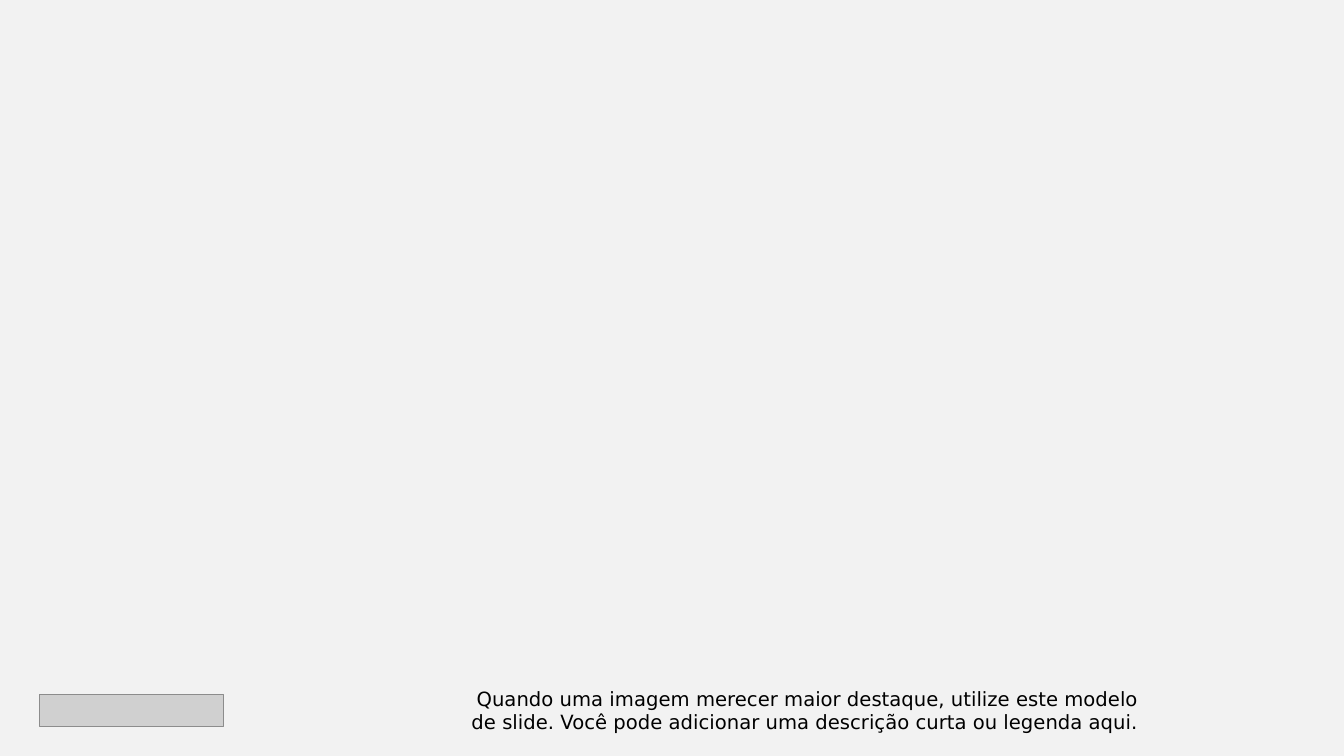
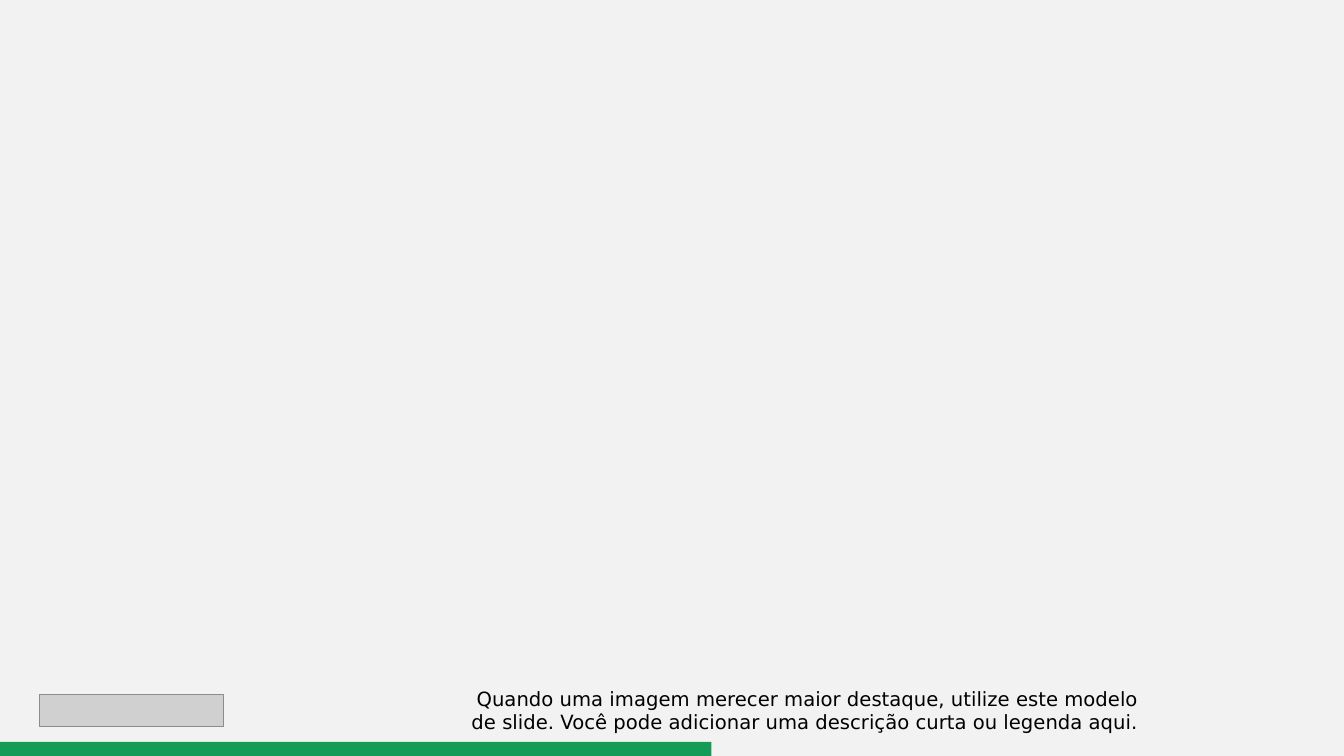
Before and after one commit to ceplan/template-slides, a slide deck: slide 9 of powerpoint/template.pptm. Drawn at 1344x756 pixels with LibreOffice and Linux fonts; fonts in the diff are those of the drawing; grey boxes stand for pictures; background and template pictures are left out. Boxes give left, top, right and bottom in pixels: in the first picture for what was removed or moved away, otherwise in the second. Text is boxed around its words. In the diff, an @@ line names an element or a change of style, - is before the commit and + after.

Commit message:
update progress bar - finished

```diff
--- a/powerpoint/template.pptm
+++ b/powerpoint/template.pptm
@@ rectangle added at (0, 742, 712, 756), fill #149B55 @@
```
Also in this commit, not shown: 14 other slides changed.
